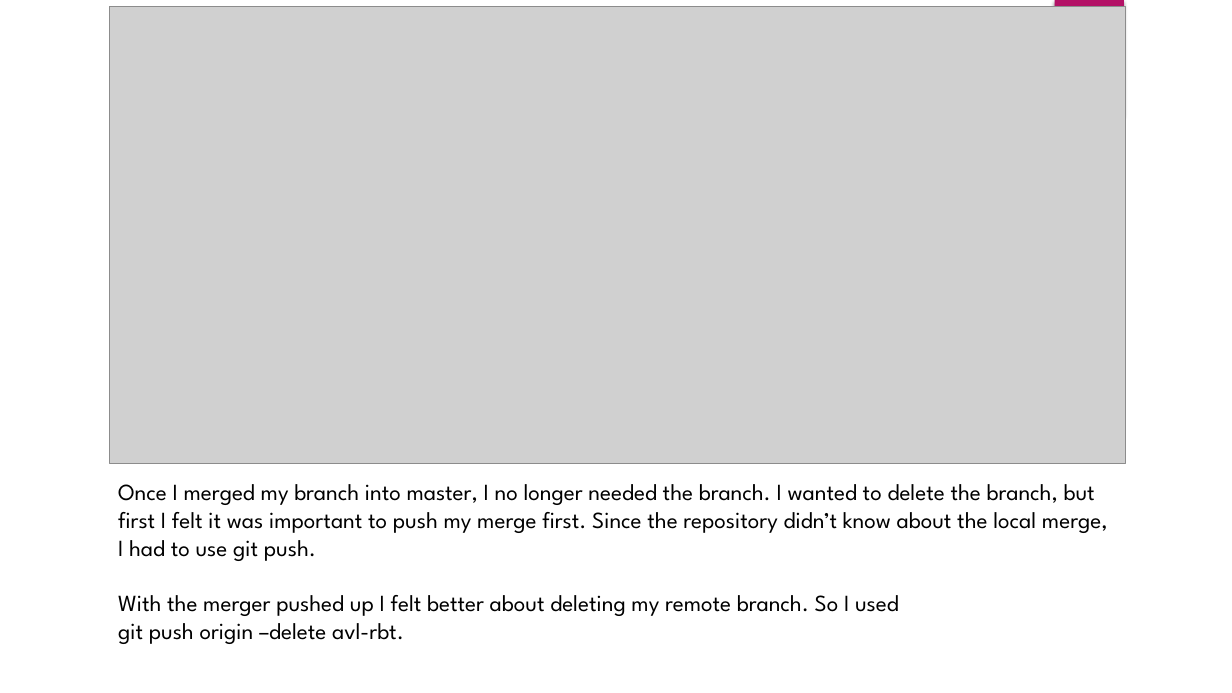
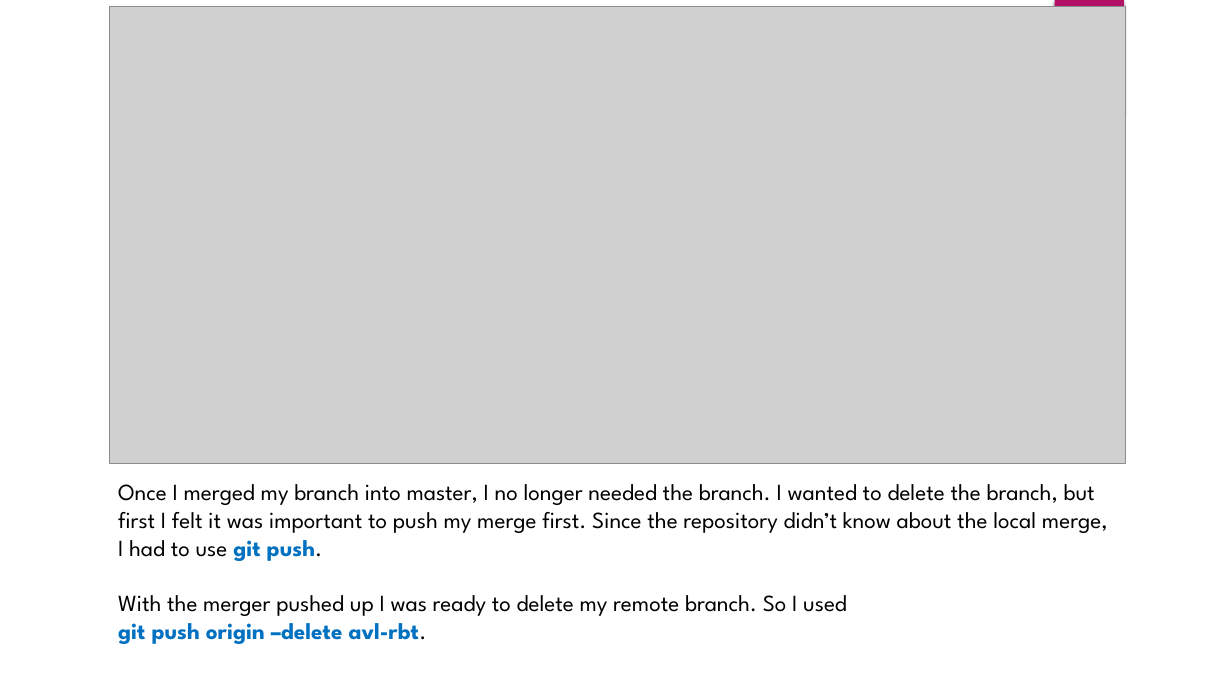
Before and after one commit to cdobos/git_session, a slide deck: slide 20 of Intro to git.pptx (slide 22 before the commit). Drawn at 1232x693 pixels with LibreOffice and Linux fonts; fonts in the diff are those of the drawing; grey boxes stand for pictures. Boxes give left, top, right and bottom in pixels: in the first picture for what was removed or moved away, otherwise in the second. Text is boxed around its words. In the diff, an @@ line names an element or a change of style, - is before the commit and + after.

```diff
--- a/Intro to git.pptx
+++ b/Intro to git.pptx
@@ text at bbox=[118, 484, 1108, 644]: text colour #000000 to #0070C0, bold on in "git push.", "git push origin –delete avl-rbt." @@
@@ text at bbox=[118, 595, 847, 616]: text changed @@
-With the merger pushed up I felt better about deleting my remote branch. So I used
+With the merger pushed up I was ready to delete my remote branch. So I used
```
Also in this commit, not shown: 10 other slides changed, 3 slides added, 3 slides removed.
